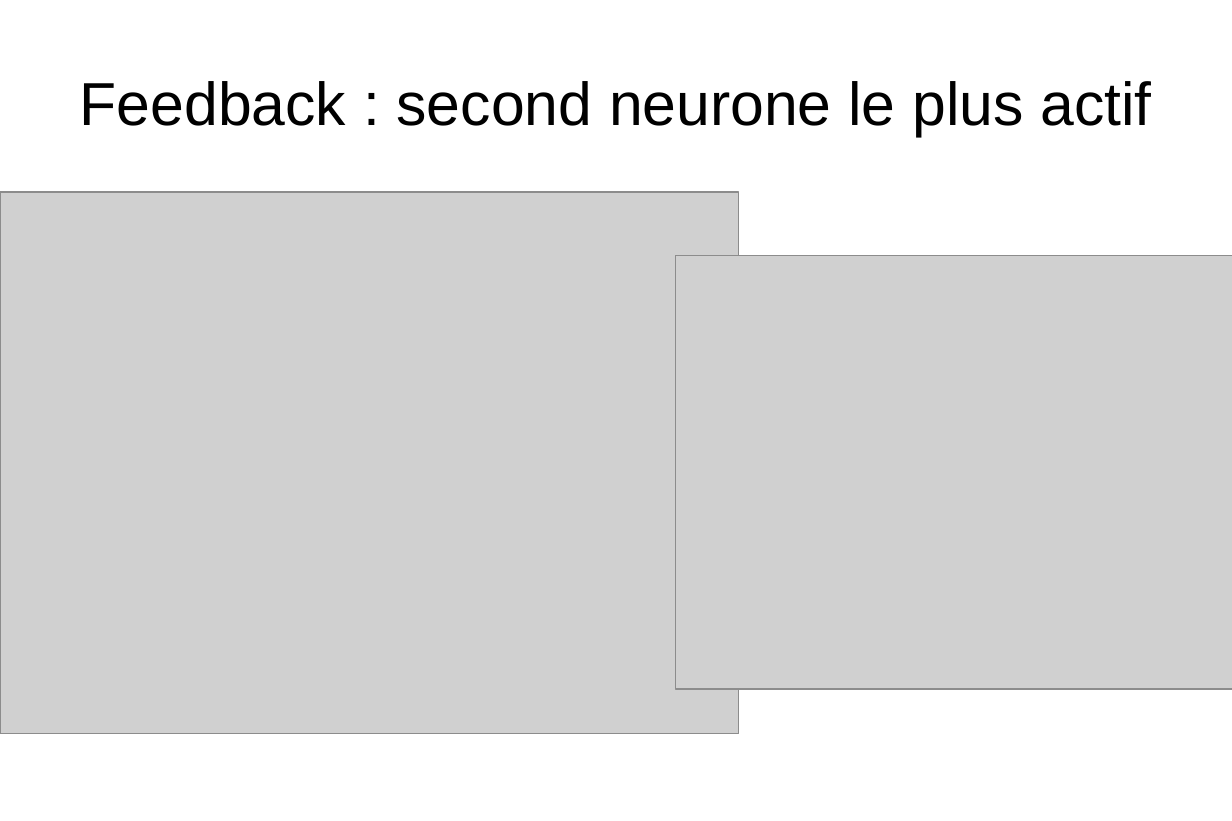
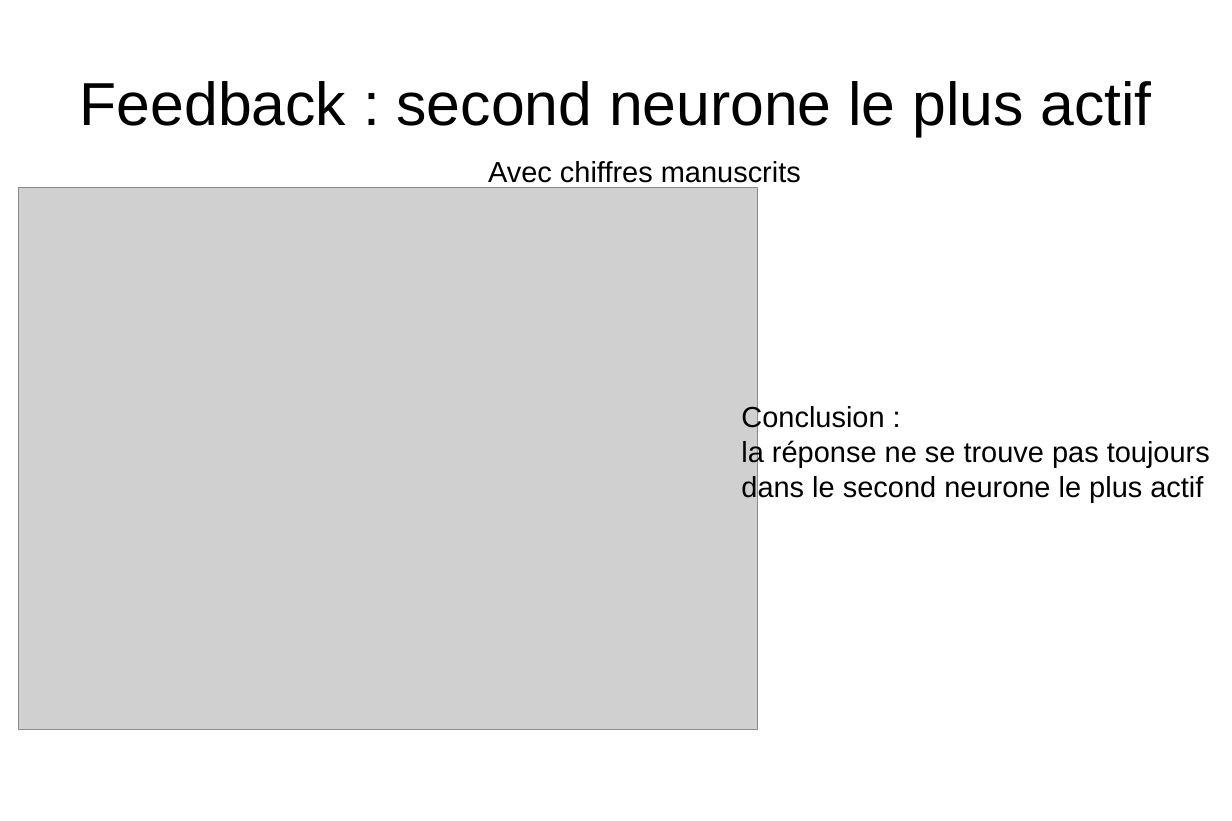
Before and after one commit to matthieu637/anne, a slide deck: slide 14 of exp/pre-presentation/pre-presentation.odp (slide 13 before the commit). Drawn at 1232x821 pixels with LibreOffice and Linux fonts; fonts in the diff are those of the drawing; grey boxes stand for pictures. Boxes give left, top, right and bottom in pixels: in the first picture for what was removed or moved away, otherwise in the second. Text is boxed around its words. In the diff, an @@ line names an element or a change of style, - is before the commit and + after.

Commit message:
presentation

```diff
--- a/exp/pre-presentation/pre-presentation.odp
+++ b/exp/pre-presentation/pre-presentation.odp
@@ text added at [488,161,801,183], 18 pt, text #000000 @@
+Avec chiffres manuscrits
@@ picture: place and size @@
-picture at [0,192,739,735]
+picture at [19,188,758,730]
@@ picture removed at [676,255,1232,688] @@
@@ text added at [741,404,1210,502], 18 pt, text #000000 @@
+Conclusion :
+la réponse ne se trouve pas toujours
+dans le second neurone le plus actif
```
Also in this commit, not shown: 10 other slides changed, 6 slides added, 2 slides removed, 1 other file.
